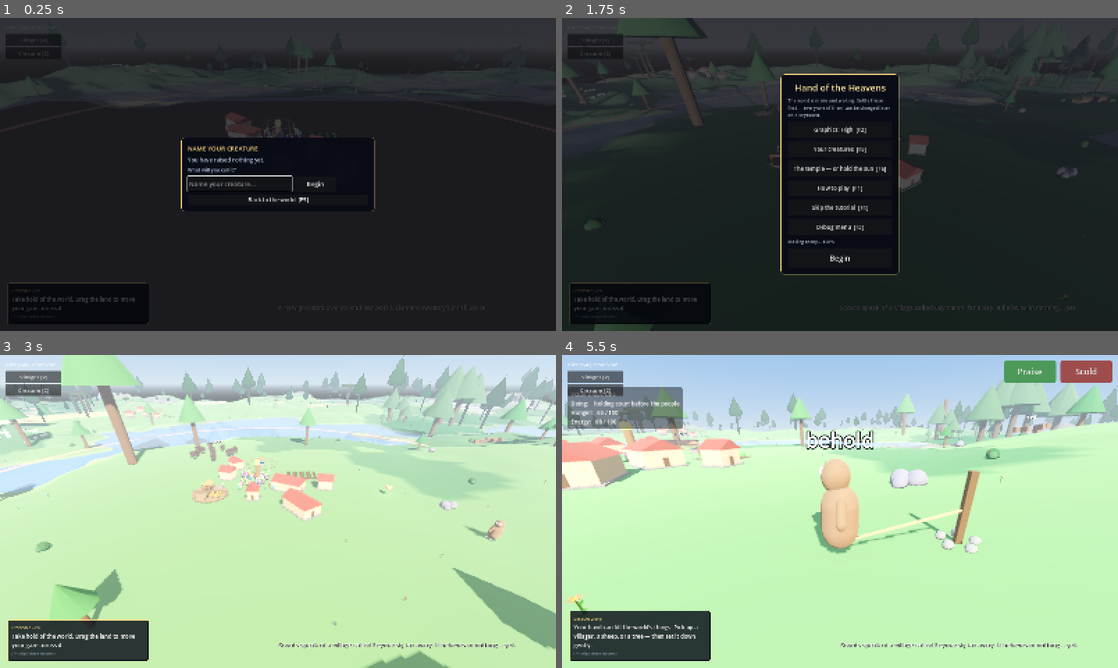
Above: before the commit, frames 1-4 (two rows, left to right).
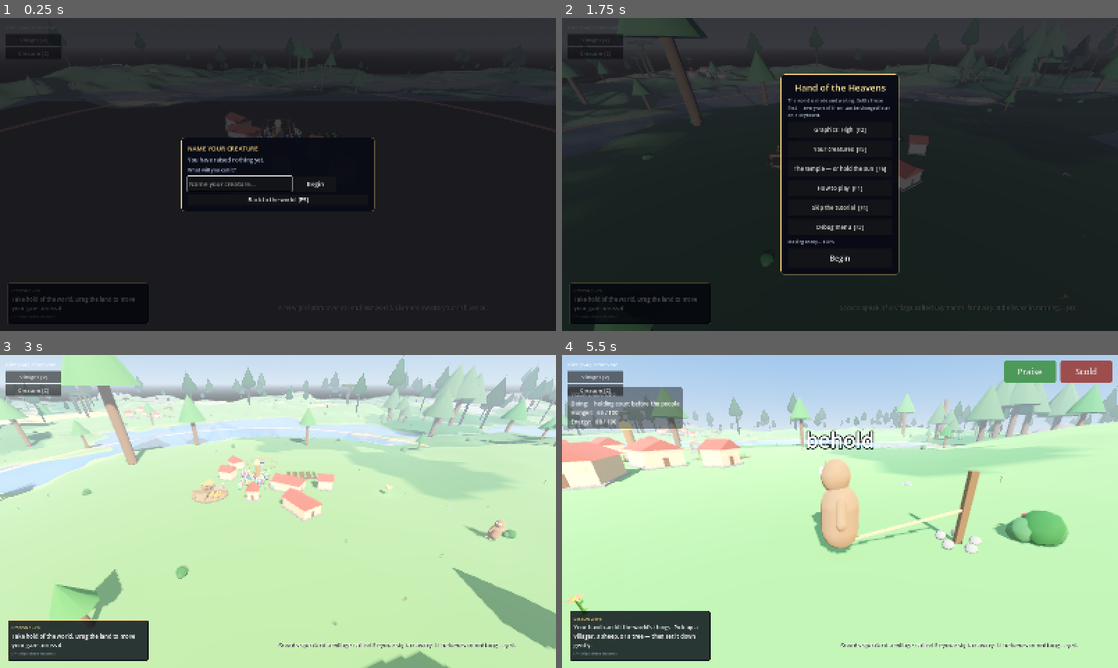
Above: after the commit, the same moments.

Repository: tjloman/tjloman
Game: Godot game, scene res://scenes/main.tscn
The game is run twice, just before and just after one commit, with the same random seed, the same clock (stepped at 60 frames per second) and the same inputs.
Inputs (mouse positions are in pixels of both pictures, inside the frame that each line leads up to):
- Up to frame 1 (0.25 s): no input
- Up to frame 2 (1.75 s): click (801, 183) at 0.52 s; type "Alex" at 0.6 s; click "Begin" at 1.25 s
- Up to frame 3 (3 s): click "Begin" at 2 s; tap Enter at 2.75 s; move the mouse to (400, 495) at 2.77 s; hold Right from 2.78 s (still down); hold S (cam_back) from 2.78 s (still down); click (400, 495) at 2.92 s
- Up to frame 4 (5.5 s): release Right at 3.5 s; release S (cam_back) at 3.5 s; drag from (728, 527) to (812, 574) at 3.52 s; click "Creature [C]" at 4.25 s; move the mouse to (895, 442) at 5.02 s; hold Right from 5.03 s (still down); hold A (cam_left) from 5.03 s (still down)

The runs differ from the first frame. In frame 1, less than 0.1% of the frame differs, in the area x 12-58%, y 15-22%; in frame 2, 0.2%; in frame 3, 0.8%; in frame 4, 1.9%, in the area x 1-92%, y 19-62%.
Error in both runs: Cannot call method 'is_in_group' on a null value. (res://scripts/player/divine_hand.gd:697)

Commit message:
Stones at every size, and skipping them
EVERY ROCK IN THE WORLD WAS ONE ROCK: a three-hundred-stone vein, one mesh,
two or three to a hillside. A riverbank had no pebbles on it and the only
thing anybody could do with stone was quarry it like a mine.

Five rungs now, from a pebble worth one to a tor worth three hundred, and
THE SIZE DECIDES THE VERB — as an adverb and not as a number anybody tests.
A small stone comes away entire on the first ask; a tor stays where it is
and gives up pieces. Neither the hand nor the creature asks how heavy
anything is to find that out.

And what the asker can manage is the other half. `prise(most)` takes the
amount whoever is asking can actually carry, so a full-grown beast takes a
boulder off in one piece and a whelp keeps chipping — which is cleaving down
to size, and fell out of one argument. can_lift weighs stone now; it only
ever weighed trees, so a whelp could shoulder a load of rock its own size.
The scale between tree-lumber and stone lives in CreatureBody, next to the
lift limit it converts.

Riverbanks shingle themselves off one check against the waterline. Meshes
climb a ladder — rock_flint_pebble, rock_flint, rock_pebble, rock — so a new
kind of stone is a file and a word, and no other file learns it.

AND WATER IS NOT A COLLIDER. A chunk's water is one MeshInstance3D quad with
nothing behind it, which is right for a lake you can walk into, and it meant
a thrown stone passed straight THROUGH the surface and landed on the seabed
with a thump. There was no such thing as hitting water at all. Blow already
rides every thrown body and knows where it was last frame and where it is
now, which is all a skip needs.

SKIP_BOUNCE IS 1.15 — more than all of its vertical — and that looks like a
mistake and is the thing that makes it work. Water LIFTS a stone that hits
it flat. At a physically tidy 0.45 a pebble managed six skips over a total
run of three metres: technically a skip, invisible at any camera distance
anybody plays at. It is also what ENDS the run with no counter and no
cutoff, because the upward part grows each hop while the forward part
shrinks, so the angle steepens by itself until the stone goes in. The last
skip is always the steep one, exactly as on a pond.

tools/skip.py fails on a lob that skips, on a boulder that skips, on a run
too short to see, and on skips that do not taper with the release angle —
that last one being the physical signature of the thing, which cannot be
faked by tuning the count.

Co-Authored-By: Claude Opus 5 <noreply@anthropic.com>
Claude-Session: https://claude.ai/code/session_01NqBKfyc5c6bViy6kUi2S7P

Diff:
--- a/scripts/creature/creature.gd
+++ b/scripts/creature/creature.gd
@@ -2235,11 +2235,14 @@
 ## untaught, could lift and stagger with and never launch. Nothing announces
 ## this. It arrives because it spent its life throwing.
 func can_lift(thing: Node3D, to_throw := false) -> bool:
+	var limit := body.lift_limit(growth)
+	if to_throw:
+		limit *= 1.0 + mind.knack("throw") * THROW_MASTERY
 	if thing is WildTree:
-		var limit := body.lift_limit(growth)
-		if to_throw:
-			limit *= 1.0 + mind.knack("throw") * THROW_MASTERY
 		return (thing as WildTree).lumber <= limit
+	if thing is ResourceItem:   # see CreatureBody.STONE_PER_LIFT
+		return float((thing as ResourceItem).count) \
+			<= limit * CreatureBody.STONE_PER_LIFT
 	return true
 
 
--- a/scripts/creature/creature_body.gd
+++ b/scripts/creature/creature_body.gd
@@ -92,6 +92,18 @@
 ## dents a large one, without a single existing tuning number having to change.
 const BASE_ENERGY := 100.0
 const ENERGY_PER_GROWTH := 280.0
+
+## HOW MUCH STONE GOES TO ONE UNIT OF LIFTING STRENGTH.
+##
+## `lift_limit` below is written in TREE-LUMBER, which runs one to ten, because
+## trees were the only heavy thing the creature was ever asked to weigh. Stone
+## runs one to twenty-four (ResourceItem.MOST_IN_A_BUNDLE), so the two scales
+## need a word between them or a beast that can shoulder a full-grown oak
+## cannot pick up a cobble. A whelp gets a pebble; a full-grown beast takes the
+## boulder off in one piece. See Creature.can_lift, and RockDeposit.prise for
+## what a creature does when the piece is too big for it — it cleaves a
+## smaller one.
+const STONE_PER_LIFT := 2.4
 
 var stomach := 0.0        # food units currently being digested
 var fat := 0.0            # 0..100 — sleek to obese
@@ -213,6 +225,7 @@
 	return BOOST_STRENGTH if boost_time > 0.0 else strength
 
 
+
 ## How heavy a thing this creature can lift, in "tree lumber" terms — so a
 ## sapling is light and a full-grown giant needs real muscle (or a miracle).
 func lift_limit(growth: float) -> float:
--- a/scripts/world/blow.gd
+++ b/scripts/world/blow.gd
@@ -78,9 +78,55 @@
 const STOPPED_BY := 0.45
 const FLIGHT_MOST := 12.0
 
+## SKIPPING ------------------------------------------------------------------
+##
+## WATER IS NOT A COLLIDER. A chunk's water is one MeshInstance3D quad with
+## nothing behind it, which is right — a lake you can walk into wants no
+## physics body — and it means a thrown stone passed straight through the
+## surface and landed on the seabed with a thump. There was no such thing as
+## hitting water at all.
+##
+## So the one thing already watching a thrown body every frame does it: a Blow
+## knows where the stone was last frame and where it is now, which is all a
+## skip needs. Cross the surface going down, shallow enough and fast enough,
+## and it comes back off it.
+##
+## THE ANGLE IS THE WHOLE GAME, exactly as it is on a real pond. Lob a rock in
+## and it sinks; send it out flat and it walks. SKIP_ANGLE is measured off the
+## water, so a smaller number is a stricter throw.
+const SKIP_ANGLE := deg_to_rad(22.0)
+const SKIP_ABOVE := 7.0
+## What a skip keeps: most of its forward run, and rather MORE than all of its
+## bounce — which looks like a mistake and is the thing that makes skipping
+## work at all.
+##
+## Water LIFTS a stone that hits it flat; that is the whole mechanism, and it
+## is why a skipping stone rises between hops instead of settling. At a bounce
+## of 0.45, correct for a rock hitting a rock, a pebble managed six skips over
+## a total run of THREE METRES — technically a skip, invisible at any camera
+## distance anybody plays at.
+##
+## And it is what ENDS the run, with no counter and no cutoff. The upward part
+## grows each hop while the forward part shrinks, so the angle steepens by
+## itself until it passes SKIP_ANGLE and the stone goes in. Which is exactly
+## how it ends on a real pond: the last skip is always the steep one.
+const SKIP_CARRY := 0.86
+const SKIP_BOUNCE := 1.15
+## And how heavy a thing can be and still skip. A pebble walks; a boulder is a
+## splash — which is funny once, and is why teaching a creature to skip a
+## BOULDER is a thing worth watching rather than a thing that works.
+const SKIP_HEFT := 6.0
+
+## How many times it has come off the water. Kept so the landing can say, and
+## so a creature watching has something to be impressed by.
+var skips := 0
+
 var _by_god := true
 var _was := 0.0
 var _left := FLIGHT_MOST
+## Where it was last frame, so a surface crossing can be spotted between two
+## positions rather than guessed at from one.
+var _last_at := Vector3.INF
 
 
 ## HANG ONE ON A THROW. `by_god` is false when the creature threw it — see
@@ -106,6 +152,11 @@
 		queue_free()
 		return
 	_left -= delta
+	if _skipped(thing):
+		_was = thing.linear_velocity.length()
+		_last_at = thing.global_position
+		return
+	_last_at = thing.global_position
 	var now := thing.linear_velocity.length()
 	# THE SPEED THE INSTANT BEFORE is the one that matters: by the time a
 	# collision has been resolved the projectile is already slow, and reading it
@@ -118,6 +169,39 @@
 		queue_free()
 		return
 	_was = now
+
+
+## DID IT COME OFF THE WATER? True on the frame it did, which is also a frame
+## on which nothing else should happen to it — it has not landed, it has
+## bounced, and reading its speed as an impact would end the throw.
+func _skipped(thing: RigidBody3D) -> bool:
+	if is_inf(_last_at.x) or thing.mass > SKIP_HEFT:
+		return false
+	var at := thing.global_position
+	var down := thing.linear_velocity
+	if down.y >= 0.0:
+		return false
+	var world := thing.get_tree().get_first_node_in_group("world_gen") as WorldGen
+	if world == null:
+		return false
+	var top := world.water_level_at(at.x, at.z)
+	# -INF is dry ground: there is no water here to come off.
+	if is_inf(top) or _last_at.y <= top or at.y > top:
+		return false
+	var speed := down.length()
+	if speed < SKIP_ABOVE:
+		return false
+	# THE ANGLE OFF THE WATER, not off the vertical. A stone falling steeply
+	# has a big number here and goes in.
+	var flat := Vector2(down.x, down.z).length()
+	if flat < 0.01 or atan2(-down.y, flat) > SKIP_ANGLE:
+		return false
+	skips += 1
+	thing.linear_velocity = Vector3(
+		down.x * SKIP_CARRY, -down.y * SKIP_BOUNCE, down.z * SKIP_CARRY)
+	thing.global_position = Vector3(at.x, top + 0.05, at.z)
+	SoundBank.play_at("whisper", at, -4.0, 0.3, 1.4 + float(skips) * 0.12)
+	return true
 
 
 ## IT CAME DOWN HERE, THIS FAST, WEIGHING THIS MUCH. The one door in, so a
--- a/scripts/world/chunk.gd
+++ b/scripts/world/chunk.gd
@@ -41,6 +41,25 @@
 	"rainforest": [7, 11, "wetland"],
 	"wetland": [1, 3, "wetland"],
 }
+
+## STONE, AT EVERY SIZE IT COMES IN. Every rock in the world used to be the
+## same three-hundred-stone vein, two or three to a hillside — so a riverbank
+## had no pebbles on it and the only thing anybody could do with stone was
+## quarry it like a mine.
+##
+## The small ones far outnumber the big, because that is what ground looks
+## like, and because a pebble is the thing you actually want to hand: something
+## to skip, to throw at a bird, to give a whelp that cannot lift anything else.
+## Weighted so a scatter is mostly chips with the occasional tor in it.
+##
+## AND THE WATERLINE DECIDES. Stone at the water's edge is rounded and small —
+## it has been rolled — and stone up a dry hillside is whatever the hill is
+## made of. One check against the ground it lands on, and a riverbank shingles
+## itself without anything anywhere having to know where the rivers are.
+const STONE_SPREAD: Array[int] = [0, 0, 0, 0, 1, 1, 1, 2, 2, 3, 3, 4]
+const SHINGLE: Array[int] = [0, 0, 0, 1, 1, 2]
+## How close to the waterline counts as a shore, in metres of height above it.
+const SHORE_WITHIN := 1.6
 
 var world: WorldGen
 var cell := Vector2i.ZERO
@@ -596,13 +615,13 @@
 	_plant_stand(_tree_stand(rng))
 	match biome:
 		"forest":
-			_scatter_deposits(rng, rng.randi_range(0, 1))
+			_scatter_deposits(rng, rng.randi_range(1, 4))
 			_scatter_bushes(rng, rng.randi_range(1, 3))
 			_scatter_animals(rng, {"deer": 0.22, "elk": 0.18, "bear": 0.05,
 				"wolf": 0.05, "tiger": 0.02})
 		"grassland":
 			_scatter_flowers(rng, rng.randi_range(6, 12))
-			_scatter_deposits(rng, rng.randi_range(0, 1))
+			_scatter_deposits(rng, rng.randi_range(1, 4))
 			_scatter_bushes(rng, rng.randi_range(2, 3))
 			_scatter_animals(rng, {"sheep": 0.12, "horse": 0.1, "chicken": 0.12,
 				"pig": 0.08, "dog": 0.04, "bison": 0.12})
@@ -611,19 +630,19 @@
 			_scatter_animals(rng, {"giraffe": 0.12, "lion": 0.06, "llama": 0.12,
 				"ox": 0.05, "anteater": 0.1, "coati": 0.12})
 		"rocky_hills":
-			_scatter_deposits(rng, rng.randi_range(2, 4))
+			_scatter_deposits(rng, rng.randi_range(4, 9))
 			_scatter_bushes(rng, rng.randi_range(0, 2))
 			_scatter_animals(rng, {"caribou": 0.03, "llama": 0.12, "elk": 0.1})
 		# THE HOT DRY COUNTRY. Almost nothing grows and almost nothing lives here,
 		# which is the point of it — a desert should be a place you cross.
 		"desert":
-			_scatter_deposits(rng, rng.randi_range(1, 2))
+			_scatter_deposits(rng, rng.randi_range(2, 5))
 			_scatter_animals(rng, {"llama": 0.1, "giraffe": 0.06, "lion": 0.05,
 				"dog": 0.03})
 		# THE FAR COLD. Open, flat and full of big grazing beasts with wolves
 		# and bears working them — the meat wall at its plainest.
 		"tundra":
-			_scatter_deposits(rng, rng.randi_range(1, 2))
+			_scatter_deposits(rng, rng.randi_range(2, 5))
 			_scatter_animals(rng, {"caribou": 0.07, "bison": 0.12, "elk": 0.14,
 				"deer": 0.12, "wolf": 0.07, "bear": 0.05, "dog": 0.03})
 		# WHERE WETLAND MEETS FOREST. The densest, loudest, most crowded ground
@@ -723,6 +742,9 @@
 		if not _spot_ok(spot):
 			continue
 		var rock := RockDeposit.new()
+		var shore: bool = world != null and spot.y - WorldGen.WATER_LEVEL < SHORE_WITHIN
+		var ladder: Array[int] = SHINGLE if shore else STONE_SPREAD
+		rock.rung = ladder[rng.randi() % ladder.size()]
 		_place(rock, spot, 0.2)
 		rock.rotation.y = rng.randf() * TAU  # a random facing, not all alike
 		Util.apply_lod(rock, Quality.clutter_distance())
--- a/scripts/world/rock_deposit.gd
+++ b/scripts/world/rock_deposit.gd
@@ -6,6 +6,32 @@
 
 const STONE_PER_HARVEST := 3
 const TOTAL_STONE := 300
+
+## THE LADDER OF STONES, from a thing you could throw at a bird to a thing that
+## has to be cut down before anybody can carry any of it.
+##
+## Every rock in the world was one rock: three hundred stone, one mesh, one
+## behaviour, scattered two or three to a hillside. So a riverbank had no
+## pebbles on it, and the only way to interact with stone at all was to work a
+## vein like a quarry.
+##
+## `whole` is the size at which a thing stops being liftable and starts being
+## a job. Under it the hand takes the rock — the actual rock, gone from the
+## ground — and over it the rock stays where it is and gives up pieces, which
+## is what cleaving means and why a tor is scenery until you work at it. That
+## is expressed as an ADVERB and not as a number anybody has to test: a small
+## stone joins PICKABLE, a big one joins QUARRIED, and both are just true. See
+## Affords.
+##
+## `worth` is stone; `looks` is the model name, tried before the plain "rock"
+## so `rock_pebble.glb` takes over every pebble in the world the day it lands.
+const SIZES: Array[Dictionary] = [
+	{"kind": "pebble", "worth": 1, "size": 0.22, "whole": true},
+	{"kind": "cobble", "worth": 4, "size": 0.40, "whole": true},
+	{"kind": "block", "worth": 15, "size": 0.75, "whole": true},
+	{"kind": "boulder", "worth": 60, "size": 1.2, "whole": false},
+	{"kind": "tor", "worth": TOTAL_STONE, "size": 1.9, "whole": false},
+]
 
 ## WHAT A GOD PRISES LOOSE IN ONE GO, against the three a quarrier chips off
 ## with a pick. A hand that can lift a bull does not work a rock face by the
@@ -18,24 +44,40 @@
 ## house — see tools/blow.py.
 const STONE_PER_BOULDER := 15
 
-## WHAT KIND OF ROCK THIS IS. Names a mesh and nothing else so far — the
-## adverb is what the hand and the creature go by, so a new kind of stone is a
-## file in res://models/ and a word here, and neither of them ever learns it.
-var style := "rock"
+## WHICH RUNG OF `SIZES` this one is. Set before it enters the tree; everything
+## else about the rock follows from it.
+var rung := 4
+## WHAT KIND OF ROCK THIS IS, over and above its size — granite, flint, chalk.
+## Names a mesh and nothing else, so a new kind of stone is a file in
+## res://models/ and a word here, and no other file ever learns it.
+var style := ""
 var stone_left := TOTAL_STONE
 var _boulders: Array[MeshInstance3D] = []
 
 
+## What this rock is, as a row of SIZES.
+func spec() -> Dictionary:
+	return SIZES[clampi(rung, 0, SIZES.size() - 1)]
+
+
+## A stone small enough to pick up entire.
+func liftable_whole() -> bool:
+	return bool(spec()["whole"])
+
+
 func _ready() -> void:
+	var row := spec()
+	stone_left = int(row["worth"])
 	add_to_group("rock_deposits")
 	# THE HAND CAN REACH IT NOW. A vein was scenery with a number on it: the
 	# only way stone ever left one was a villager with a pick, and a god who
 	# wanted a rock — to build with, to give, or to throw — had no way to get
 	# one at all.
 	#
-	# QUARRIED AND NOT PICKABLE, and the difference is not a nicety: a hand
-	# that tries to LIFT this drags a StaticBody3D through the terrain. You
-	# take a piece off it and leave the rest. See Affords.
+	# WHICH ADVERBS A ROCK ANSWERS TO DEPEND ON HOW BIG IT IS, and that is the
+	# whole of the difference between a pebble and a tor. Both are grabbable;
+	# what the grab DOES is the thing the size decides, and neither the hand
+	# nor the creature has to ask how heavy anything is to find out.
 	add_to_group(Affords.PICKABLE)
 	add_to_group(Affords.QUARRIED)
 	collision_layer = 1
@@ -44,24 +86,36 @@
 
 	var col := CollisionShape3D.new()
 	var shape := SphereShape3D.new()
-	shape.radius = 1.2
+	shape.radius = float(row["size"])
 	col.shape = shape
-	col.position = Vector3(0, 0.7, 0)
+	col.position = Vector3(0, float(row["size"]) * 0.6, 0)
 	add_child(col)
 
 	# THE STYLED MESH FIRST, then the plain one — the same ladder a tree climbs
 	# (see WildTree). Drop `rock_flint.glb` in res://models/ and every flint
 	# outcrop in the world takes it, with `rock.glb` still answering for the
 	# rest and the generated boulders answering for both if neither exists.
-	var custom := ModelBank.instantiate_any(["rock_" + style, "rock"])
+	# THE LADDER OF MESHES: this exact kind of rock at this exact size, then
+	# either on its own, then the plain one. `rock_flint_pebble`, `rock_flint`,
+	# `rock_pebble`, `rock` — drop any of them in and it takes over from there
+	# down. Same ladder a tree climbs; see WildTree.
+	var named: Array = []
+	if style != "":
+		named.append("rock_%s_%s" % [style, row["kind"]])
+		named.append("rock_" + style)
+	named.append("rock_" + String(row["kind"]))
+	named.append("rock")
+	var custom := ModelBank.instantiate_any(named)
 	if custom != null:
 		# A custom rock model won't shrink as it's worked, but quarries fine.
 		add_child(custom)
 	else:
+		var wide: float = float(row["size"])
 		for i in 3:
-			var r := randf_range(0.5, 0.9)
+			var r := randf_range(0.42, 0.75) * wide
 			var b := Util.lite_sphere(r, Color(0.52, 0.51, 0.53),
-				Vector3(randf_range(-0.7, 0.7), r * 0.6, randf_range(-0.7, 0.7)))
+				Vector3(randf_range(-0.6, 0.6) * wide, r * 0.6,
+					randf_range(-0.6, 0.6) * wide))
 			add_child(b)
 			_boulders.append(b)
 
@@ -99,10 +153,16 @@
 ## The caller owns what comes back and has to put it in the tree; it is made
 ## with no parent so it can go straight into a hand or into the world without
 ## being moved twice.
-func prise() -> ResourceItem:
+## `most` is how much the one asking can actually manage. THIS IS THE WHOLE OF
+## "cleave it down to size": a full-grown beast takes a boulder off in one
+## piece, a whelp has to keep chipping, and the rock does not care which — it
+## gives up what was asked for and keeps the rest. A pebble comes away entire
+## on the first ask whoever is asking, because there was only ever one stone
+## in it.
+func prise(most := STONE_PER_BOULDER) -> ResourceItem:
 	if stone_left <= 0:
 		return null
-	var taken := mini(STONE_PER_BOULDER, stone_left)
+	var taken := mini(maxi(most, 1), stone_left)
 	stone_left -= taken
 	_wear_down()
 	var rock := ResourceItem.new()
@@ -118,4 +178,14 @@
 
 
 func hover_text() -> String:
-	return "Rock deposit — %d stone. Take hold to prise a boulder loose." % stone_left
+	var row := spec()
+	var what := String(row["kind"]).capitalize()
+	if liftable_whole():
+		return "%s — %d stone. Take it." % [what, stone_left]
+	# TELLING THE PLAYER WHICH KIND OF ROCK THIS IS is the whole reason a rock
+	# knows whether it can be lifted whole. A tor and a cobble look like the
+	# same grey lump from a god's height, and reaching for one and getting a
+	# chip off it — with no word of explanation — reads as the game failing to
+	# pick it up rather than as the rock being too big to move.
+	return "%s — %d stone left. Too big to lift; take hold to cleave a piece off." \
+		% [what, stone_left]
Not shown, changed: README.md
Not shown, added: tools/skip.py
